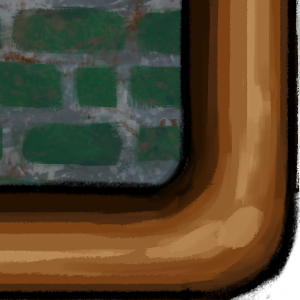
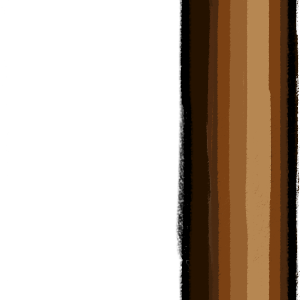
Layer changes from the first (300, 300) image to the second:
showed group "pipe-1" (8 layers) over (0, 0, 300, 300)
painted on "Calque de dessin 11" over (0, 0, 300, 300)
painted on "Calque de dessin 9" over (0, 0, 300, 300)
hid group "bend" (11 layers) over (0, 0, 300, 300)
moved "Calque de dessin 11 Fusionnés" into group "Calque de groupe 14", painted on it over (0, 0, 300, 300)
moved "Calque de dessin 9 Fusionnés" into group "Calque de groupe 14", painted on it over (0, 0, 300, 300)
painted on "Copier de Pierres Fusionnés" over (0, 0, 300, 300)
